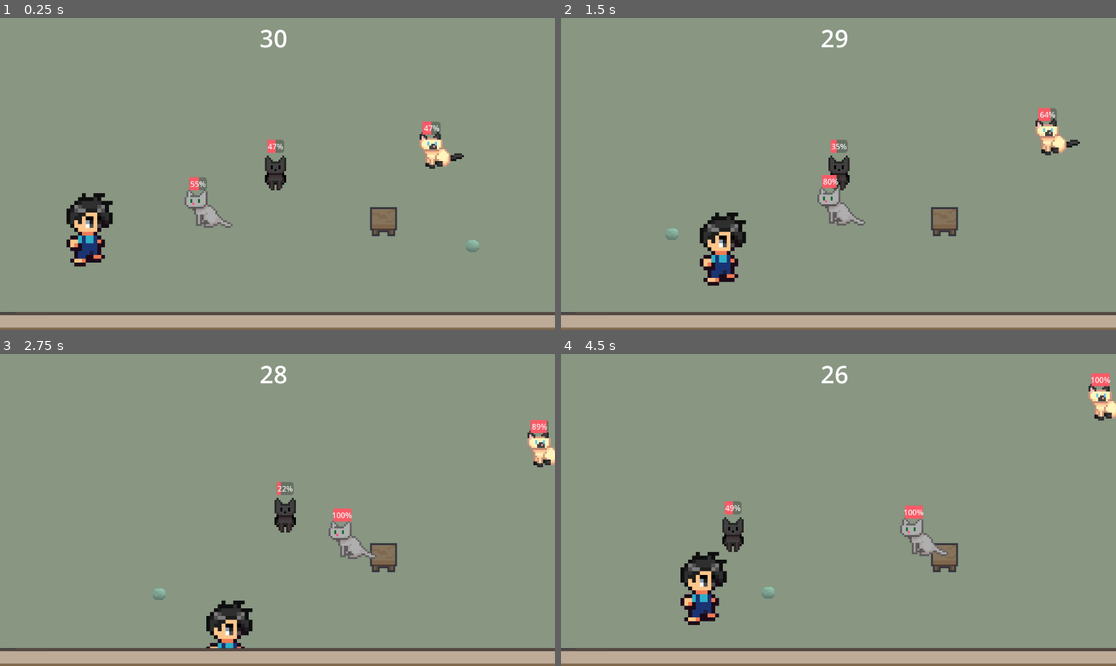
Above: before the commit, frames 1-4 (two rows, left to right).
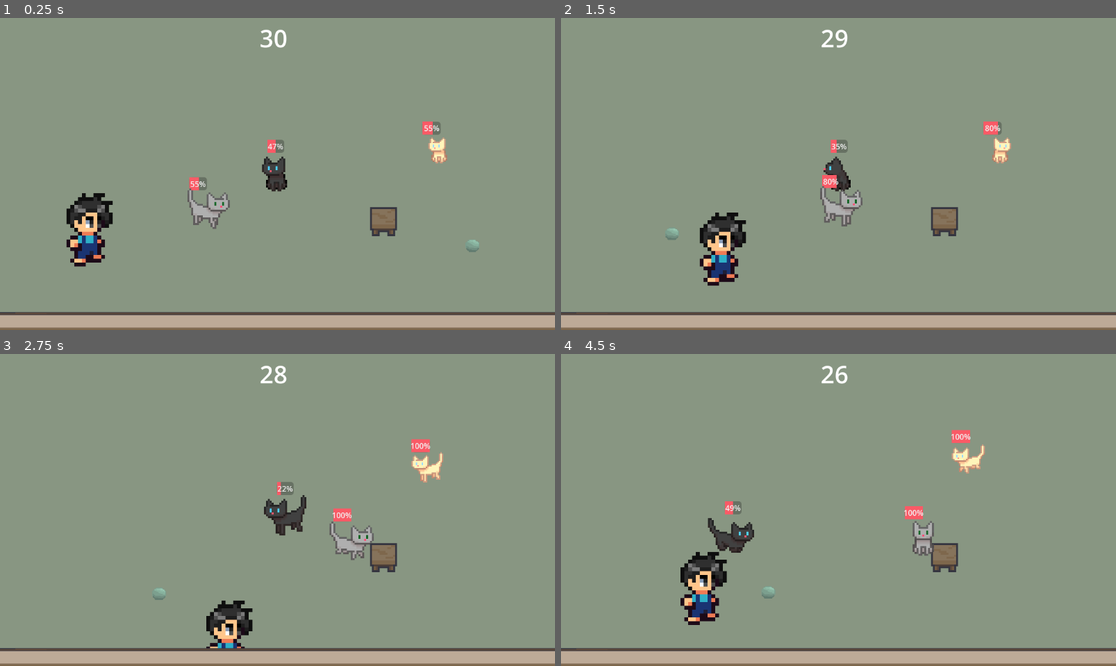
Above: after the commit, the same moments.

Repository: morgan-git/cat-herder
Game: Godot game, scene res://patio.tscn
Two runs of this game, one before a commit and one after it. Both use one fixed random seed, a clock stepped at 60 frames per second and the inputs below.
Inputs:
- Up to frame 1 (0.25 s): no input
- Up to frame 2 (1.5 s): tap Enter (ui_accept) at 0.5, 0.77 s; hold Right (ui_right) 0.53-1.28 s; hold Down (ui_down) from 1.28 s (still down)
- Up to frame 3 (2.75 s): tap Enter (ui_accept) at 1.52 s; release Down (ui_down) at 2.03 s; hold Right (ui_right) from 2.03 s (still down)
- Up to frame 4 (4.5 s): release Right (ui_right) at 2.78 s; hold Up (ui_up) 2.78-3.53 s; tap Enter (ui_accept) at 3.02, 3.77 s; hold Left (ui_left) from 3.53 s (still down)

The runs differ from the first frame. In frame 1, 1.2% of the frame differs, in the area x 33-84%, y 33-68%; in frame 2, 1.7%; in frame 3, 2.0%, in the area x 47-100%, y 21-67%; in frame 4, 2.0%.

Commit message:
cats now all have indidvidual animations defined for each state and using them

Diff:
--- a/patio.tscn
+++ b/patio.tscn
@@ -6,11 +6,11 @@
 [ext_resource type="Texture2D" uid="uid://cywnk4cirved8" path="res://assets/Neko Cafe Asset Pack/neko-cafe-furnitures.png" id="3_rl1s1"]
 [ext_resource type="Texture2D" uid="uid://bw8r1gl5hj14c" path="res://assets/Neko Cafe Asset Pack/neko-cafe-tilemap.png" id="4_0l0qi"]
 [ext_resource type="Texture2D" uid="uid://cqjsejcy8c4gl" path="res://assets/CatRoomFree/Furnitures.png" id="4_mxu6m"]
-[ext_resource type="Texture2D" uid="uid://cno86gvj674ad" path="res://assets/cats/black_0.png" id="5_ren2i"]
 [ext_resource type="Script" uid="uid://c2r05vkl01un5" path="res://scripts/cat_1.gd" id="5_rupsg"]
 [ext_resource type="Script" uid="uid://7noq6o3pabb7" path="res://scripts/cat_2.gd" id="7_8kc7v"]
-[ext_resource type="Texture2D" uid="uid://bm101nnf8jflo" path="res://assets/cats/creme_1.png" id="8_rupsg"]
+[ext_resource type="Texture2D" uid="uid://dv7ma64xtnycr" path="res://assets/cats/black_1.png" id="8_0l0qi"]
 [ext_resource type="Script" uid="uid://baryvtdkevjc6" path="res://scripts/cat_3.gd" id="9_rupsg"]
+[ext_resource type="Texture2D" uid="uid://lrpqforvq7vx" path="res://assets/cats/creme_0.png" id="10_0l0qi"]
 [ext_resource type="Texture2D" uid="uid://bwrgmmib8ffle" path="res://assets/cats/grey_0.png" id="10_8kc7v"]
 
 [sub_resource type="RectangleShape2D" id="RectangleShape2D_ou2u5"]
@@ -34,11 +34,445 @@
 [sub_resource type="StyleBoxFlat" id="StyleBoxFlat_8kc7v"]
 bg_color = Color(0.979554, 0.354677, 0.401051, 1)
 
+[sub_resource type="AtlasTexture" id="AtlasTexture_850iu"]
+atlas = ExtResource("8_0l0qi")
+region = Rect2(128, 32, 32, 32)
+
+[sub_resource type="AtlasTexture" id="AtlasTexture_gt482"]
+atlas = ExtResource("8_0l0qi")
+region = Rect2(160, 32, 32, 32)
+
+[sub_resource type="AtlasTexture" id="AtlasTexture_nybgv"]
+atlas = ExtResource("8_0l0qi")
+region = Rect2(192, 32, 32, 32)
+
+[sub_resource type="AtlasTexture" id="AtlasTexture_bl7sk"]
+atlas = ExtResource("8_0l0qi")
+region = Rect2(224, 32, 32, 32)
+
+[sub_resource type="AtlasTexture" id="AtlasTexture_0l0qi"]
+atlas = ExtResource("8_0l0qi")
+region = Rect2(640, 96, 32, 32)
+
+[sub_resource type="AtlasTexture" id="AtlasTexture_bcrav"]
+atlas = ExtResource("8_0l0qi")
+region = Rect2(672, 96, 32, 32)
+
+[sub_resource type="AtlasTexture" id="AtlasTexture_ybjh2"]
+atlas = ExtResource("8_0l0qi")
+region = Rect2(704, 96, 32, 32)
+
+[sub_resource type="AtlasTexture" id="AtlasTexture_js3qt"]
+atlas = ExtResource("8_0l0qi")
+region = Rect2(736, 96, 32, 32)
+
+[sub_resource type="AtlasTexture" id="AtlasTexture_xpde0"]
+atlas = ExtResource("8_0l0qi")
+region = Rect2(0, 32, 32, 32)
+
+[sub_resource type="AtlasTexture" id="AtlasTexture_0jesf"]
+atlas = ExtResource("8_0l0qi")
+region = Rect2(32, 32, 32, 32)
+
+[sub_resource type="AtlasTexture" id="AtlasTexture_m4y7s"]
+atlas = ExtResource("8_0l0qi")
+region = Rect2(64, 32, 32, 32)
+
+[sub_resource type="AtlasTexture" id="AtlasTexture_i3bw5"]
+atlas = ExtResource("8_0l0qi")
+region = Rect2(96, 32, 32, 32)
+
+[sub_resource type="AtlasTexture" id="AtlasTexture_wtk8f"]
+atlas = ExtResource("8_0l0qi")
+region = Rect2(384, 96, 32, 32)
+
+[sub_resource type="AtlasTexture" id="AtlasTexture_8vcai"]
+atlas = ExtResource("8_0l0qi")
+region = Rect2(416, 96, 32, 32)
+
+[sub_resource type="AtlasTexture" id="AtlasTexture_ee4ek"]
+atlas = ExtResource("8_0l0qi")
+region = Rect2(448, 96, 32, 32)
+
+[sub_resource type="AtlasTexture" id="AtlasTexture_iwg2e"]
+atlas = ExtResource("8_0l0qi")
+region = Rect2(480, 96, 32, 32)
+
+[sub_resource type="AtlasTexture" id="AtlasTexture_v4a5v"]
+atlas = ExtResource("8_0l0qi")
+region = Rect2(192, 96, 32, 32)
+
+[sub_resource type="SpriteFrames" id="SpriteFrames_xpde0"]
+animations = [{
+"frames": [{
+"duration": 1.0,
+"texture": SubResource("AtlasTexture_850iu")
+}, {
+"duration": 1.0,
+"texture": SubResource("AtlasTexture_gt482")
+}, {
+"duration": 1.0,
+"texture": SubResource("AtlasTexture_nybgv")
+}, {
+"duration": 1.0,
+"texture": SubResource("AtlasTexture_bl7sk")
+}],
+"loop": true,
+"name": &"Idle",
+"speed": 5.0
+}, {
+"frames": [{
+"duration": 1.0,
+"texture": SubResource("AtlasTexture_0l0qi")
+}, {
+"duration": 1.0,
+"texture": SubResource("AtlasTexture_bcrav")
+}, {
+"duration": 1.0,
+"texture": SubResource("AtlasTexture_ybjh2")
+}, {
+"duration": 1.0,
+"texture": SubResource("AtlasTexture_js3qt")
+}],
+"loop": true,
+"name": &"Running",
+"speed": 5.0
+}, {
+"frames": [{
+"duration": 1.0,
+"texture": SubResource("AtlasTexture_xpde0")
+}, {
+"duration": 1.0,
+"texture": SubResource("AtlasTexture_0jesf")
+}, {
+"duration": 1.0,
+"texture": SubResource("AtlasTexture_m4y7s")
+}, {
+"duration": 1.0,
+"texture": SubResource("AtlasTexture_i3bw5")
+}],
+"loop": true,
+"name": &"Sit",
+"speed": 5.0
+}, {
+"frames": [{
+"duration": 1.0,
+"texture": SubResource("AtlasTexture_wtk8f")
+}, {
+"duration": 1.0,
+"texture": SubResource("AtlasTexture_8vcai")
+}, {
+"duration": 1.0,
+"texture": SubResource("AtlasTexture_ee4ek")
+}, {
+"duration": 1.0,
+"texture": SubResource("AtlasTexture_iwg2e")
+}],
+"loop": true,
+"name": &"Walk",
+"speed": 5.0
+}, {
+"frames": [{
+"duration": 1.0,
+"texture": SubResource("AtlasTexture_v4a5v")
+}],
+"loop": true,
+"name": &"default",
+"speed": 5.0
+}]
+
 [sub_resource type="StyleBoxFlat" id="StyleBoxFlat_wo8bo"]
 bg_color = Color(0.980392, 0.352941, 0.4, 1)
 
+[sub_resource type="AtlasTexture" id="AtlasTexture_ocr3i"]
+atlas = ExtResource("10_0l0qi")
+region = Rect2(128, 32, 32, 32)
+
+[sub_resource type="AtlasTexture" id="AtlasTexture_fnuwl"]
+atlas = ExtResource("10_0l0qi")
+region = Rect2(160, 32, 32, 32)
+
+[sub_resource type="AtlasTexture" id="AtlasTexture_4ewcf"]
+atlas = ExtResource("10_0l0qi")
+region = Rect2(192, 32, 32, 32)
+
+[sub_resource type="AtlasTexture" id="AtlasTexture_i6ue3"]
+atlas = ExtResource("10_0l0qi")
+region = Rect2(224, 32, 32, 32)
+
+[sub_resource type="AtlasTexture" id="AtlasTexture_rgyy7"]
+atlas = ExtResource("10_0l0qi")
+region = Rect2(512, 96, 32, 32)
+
+[sub_resource type="AtlasTexture" id="AtlasTexture_lw212"]
+atlas = ExtResource("10_0l0qi")
+region = Rect2(544, 96, 32, 32)
+
+[sub_resource type="AtlasTexture" id="AtlasTexture_4xwsx"]
+atlas = ExtResource("10_0l0qi")
+region = Rect2(576, 96, 32, 32)
+
+[sub_resource type="AtlasTexture" id="AtlasTexture_g5b6l"]
+atlas = ExtResource("10_0l0qi")
+region = Rect2(608, 96, 32, 32)
+
+[sub_resource type="AtlasTexture" id="AtlasTexture_tfd70"]
+atlas = ExtResource("10_0l0qi")
+region = Rect2(64, 64, 32, 32)
+
+[sub_resource type="AtlasTexture" id="AtlasTexture_fuebs"]
+atlas = ExtResource("10_0l0qi")
+region = Rect2(32, 64, 32, 32)
+
+[sub_resource type="AtlasTexture" id="AtlasTexture_4xdjw"]
+atlas = ExtResource("10_0l0qi")
+region = Rect2(0, 64, 32, 32)
+
+[sub_resource type="AtlasTexture" id="AtlasTexture_3a0ws"]
+atlas = ExtResource("10_0l0qi")
+region = Rect2(384, 96, 32, 32)
+
+[sub_resource type="AtlasTexture" id="AtlasTexture_uxl7f"]
+atlas = ExtResource("10_0l0qi")
+region = Rect2(416, 96, 32, 32)
+
+[sub_resource type="AtlasTexture" id="AtlasTexture_7gyq1"]
+atlas = ExtResource("10_0l0qi")
+region = Rect2(448, 96, 32, 32)
+
+[sub_resource type="AtlasTexture" id="AtlasTexture_yevla"]
+atlas = ExtResource("10_0l0qi")
+region = Rect2(480, 96, 32, 32)
+
+[sub_resource type="AtlasTexture" id="AtlasTexture_ssg3o"]
+atlas = ExtResource("10_0l0qi")
+region = Rect2(192, 32, 32, 32)
+
+[sub_resource type="SpriteFrames" id="SpriteFrames_uryku"]
+animations = [{
+"frames": [{
+"duration": 1.0,
+"texture": SubResource("AtlasTexture_ocr3i")
+}, {
+"duration": 1.0,
+"texture": SubResource("AtlasTexture_fnuwl")
+}, {
+"duration": 1.0,
+"texture": SubResource("AtlasTexture_4ewcf")
+}, {
+"duration": 1.0,
+"texture": SubResource("AtlasTexture_i6ue3")
+}],
+"loop": true,
+"name": &"Idle",
+"speed": 5.0
+}, {
+"frames": [{
+"duration": 1.0,
+"texture": SubResource("AtlasTexture_rgyy7")
+}, {
+"duration": 1.0,
+"texture": SubResource("AtlasTexture_lw212")
+}, {
+"duration": 1.0,
+"texture": SubResource("AtlasTexture_4xwsx")
+}, {
+"duration": 1.0,
+"texture": SubResource("AtlasTexture_g5b6l")
+}],
+"loop": true,
+"name": &"Running",
+"speed": 5.0
+}, {
+"frames": [{
+"duration": 1.0,
+"texture": SubResource("AtlasTexture_tfd70")
+}, {
+"duration": 1.0,
+"texture": SubResource("AtlasTexture_fuebs")
+}, {
+"duration": 1.0,
+"texture": SubResource("AtlasTexture_4xdjw")
+}],
+"loop": true,
+"name": &"Sit",
+"speed": 5.0
+}, {
+"frames": [{
+"duration": 1.0,
+"texture": SubResource("AtlasTexture_3a0ws")
+}, {
+"duration": 1.0,
+"texture": SubResource("AtlasTexture_uxl7f")
+}, {
+"duration": 1.0,
+"texture": SubResource("AtlasTexture_7gyq1")
+}, {
+"duration": 1.0,
+"texture": SubResource("AtlasTexture_yevla")
+}],
+"loop": true,
+"name": &"Walk",
+"speed": 5.0
+}, {
+"frames": [{
+"duration": 1.0,
+"texture": SubResource("AtlasTexture_ssg3o")
+}],
+"loop": true,
+"name": &"default",
+"speed": 5.0
+}]
+
 [sub_resource type="StyleBoxFlat" id="StyleBoxFlat_0l0qi"]
 bg_color = Color(0.980392, 0.352941, 0.4, 1)
+
+[sub_resource type="AtlasTexture" id="AtlasTexture_8y66l"]
+atlas = ExtResource("10_8kc7v")
+region = Rect2(128, 32, 32, 32)
+
+[sub_resource type="AtlasTexture" id="AtlasTexture_oilfp"]
+atlas = ExtResource("10_8kc7v")
+region = Rect2(160, 32, 32, 32)
+
+[sub_resource type="AtlasTexture" id="AtlasTexture_o15s3"]
+atlas = ExtResource("10_8kc7v")
+region = Rect2(192, 32, 32, 32)
+
+[sub_resource type="AtlasTexture" id="AtlasTexture_x2y6e"]
+atlas = ExtResource("10_8kc7v")
+region = Rect2(224, 32, 32, 32)
+
+[sub_resource type="AtlasTexture" id="AtlasTexture_rpsj4"]
+atlas = ExtResource("10_8kc7v")
+region = Rect2(128, 64, 32, 32)
+
+[sub_resource type="AtlasTexture" id="AtlasTexture_5osbm"]
+atlas = ExtResource("10_8kc7v")
+region = Rect2(512, 96, 32, 32)
+
+[sub_resource type="AtlasTexture" id="AtlasTexture_t54i4"]
+atlas = ExtResource("10_8kc7v")
+region = Rect2(544, 96, 32, 32)
+
+[sub_resource type="AtlasTexture" id="AtlasTexture_1njdu"]
+atlas = ExtResource("10_8kc7v")
+region = Rect2(576, 96, 32, 32)
+
+[sub_resource type="AtlasTexture" id="AtlasTexture_tjx2y"]
+atlas = ExtResource("10_8kc7v")
+region = Rect2(608, 96, 32, 32)
+
+[sub_resource type="AtlasTexture" id="AtlasTexture_j7j0y"]
+atlas = ExtResource("10_8kc7v")
+region = Rect2(0, 64, 32, 32)
+
+[sub_resource type="AtlasTexture" id="AtlasTexture_8tkvd"]
+atlas = ExtResource("10_8kc7v")
+region = Rect2(32, 64, 32, 32)
+
+[sub_resource type="AtlasTexture" id="AtlasTexture_v8h5c"]
+atlas = ExtResource("10_8kc7v")
+region = Rect2(64, 64, 32, 32)
+
+[sub_resource type="AtlasTexture" id="AtlasTexture_kqwms"]
+atlas = ExtResource("10_8kc7v")
+region = Rect2(384, 96, 32, 32)
+
+[sub_resource type="AtlasTexture" id="AtlasTexture_qpuqk"]
+atlas = ExtResource("10_8kc7v")
+region = Rect2(416, 96, 32, 32)
+
+[sub_resource type="AtlasTexture" id="AtlasTexture_wcrj3"]
+atlas = ExtResource("10_8kc7v")
+region = Rect2(448, 96, 32, 32)
+
+[sub_resource type="AtlasTexture" id="AtlasTexture_wkuhi"]
+atlas = ExtResource("10_8kc7v")
+region = Rect2(480, 96, 32, 32)
+
+[sub_resource type="AtlasTexture" id="AtlasTexture_yxxvi"]
+atlas = ExtResource("10_8kc7v")
+region = Rect2(192, 32, 32, 32)
+
+[sub_resource type="SpriteFrames" id="SpriteFrames_xqn7m"]
+animations = [{
+"frames": [{
+"duration": 1.0,
+"texture": SubResource("AtlasTexture_8y66l")
+}, {
+"duration": 1.0,
+"texture": SubResource("AtlasTexture_oilfp")
+}, {
+"duration": 1.0,
+"texture": SubResource("AtlasTexture_o15s3")
+}, {
+"duration": 1.0,
+"texture": SubResource("AtlasTexture_x2y6e")
+}, {
+"duration": 1.0,
+"texture": SubResource("AtlasTexture_rpsj4")
+}],
+"loop": true,
+"name": &"Idle",
+"speed": 5.0
+}, {
+"frames": [{
+"duration": 1.0,
+"texture": SubResource("AtlasTexture_5osbm")
+}, {
+"duration": 1.0,
+"texture": SubResource("AtlasTexture_t54i4")
+}, {
+"duration": 1.0,
+"texture": SubResource("AtlasTexture_1njdu")
+}, {
+"duration": 1.0,
+"texture": SubResource("AtlasTexture_tjx2y")
+}],
+"loop": true,
+"name": &"Running",
+"speed": 5.0
+}, {
+"frames": [{
+"duration": 1.0,
+"texture": SubResource("AtlasTexture_j7j0y")
+}, {
+"duration": 1.0,
+"texture": SubResource("AtlasTexture_8tkvd")
+}, {
+"duration": 1.0,
+"texture": SubResource("AtlasTexture_v8h5c")
+}],
+"loop": true,
+"name": &"Sit",
+"speed": 5.0
+}, {
+"frames": [{
+"duration": 1.0,
+"texture": SubResource("AtlasTexture_kqwms")
+}, {
+"duration": 1.0,
+"texture": SubResource("AtlasTexture_qpuqk")
+}, {
+"duration": 1.0,
+"texture": SubResource("AtlasTexture_wcrj3")
+}, {
+"duration": 1.0,
+"texture": SubResource("AtlasTexture_wkuhi")
+}],
+"loop": true,
+"name": &"Walk",
+"speed": 5.0
+}, {
+"frames": [{
+"duration": 1.0,
+"texture": SubResource("AtlasTexture_yxxvi")
+}],
+"loop": true,
+"name": &"default",
+"speed": 5.0
+}]
 
 [node name="Patio" type="Node2D"]
 process_mode = 3
@@ -152,12 +586,7 @@
 script = ExtResource("5_rupsg")
 yarn_ball_path = NodePath("../YarnBall")
 happiness_bar_path = NodePath("ProgressBar")
-
-[node name="Sprite2D" type="Sprite2D" parent="Cat1"]
-scale = Vector2(4, 4)
-texture = ExtResource("5_ren2i")
-region_enabled = true
-region_rect = Rect2(327, 38, 19, 25)
+animated_sprite_path = NodePath("AnimatedSprite2D")
 
 [node name="CollisionShape2D" type="CollisionShape2D" parent="Cat1"]
 position = Vector2(-3.5, -4.5)
@@ -174,18 +603,18 @@
 offset_bottom = -44.0
 theme_override_styles/fill = SubResource("StyleBoxFlat_8kc7v")
 
+[node name="AnimatedSprite2D" type="AnimatedSprite2D" parent="Cat1"]
+scale = Vector2(4, 4)
+sprite_frames = SubResource("SpriteFrames_xpde0")
+animation = &"Idle"
+
 [node name="Cat2" type="CharacterBody2D" parent="."]
 process_mode = 1
 position = Vector2(336.565, -48.5664)
 script = ExtResource("7_8kc7v")
 yarn_ball_path = NodePath("../YarnBall")
 happiness_bar_path = NodePath("ProgressBar")
-
-[node name="Sprite2D" type="Sprite2D" parent="Cat2"]
-scale = Vector2(4, 4)
-texture = ExtResource("8_rupsg")
-region_enabled = true
-region_rect = Rect2(131, 133, 27, 21)
+animated_sprite_path = NodePath("AnimatedSprite2D")
 
 [node name="CollisionShape2D" type="CollisionShape2D" parent="Cat2"]
 position = Vector2(-10.2824, -4.5)
@@ -202,18 +631,18 @@
 offset_bottom = -33.0
 theme_override_styles/fill = SubResource("StyleBoxFlat_wo8bo")
 
+[node name="AnimatedSprite2D" type="AnimatedSprite2D" parent="Cat2"]
+scale = Vector2(3, 3)
+sprite_frames = SubResource("SpriteFrames_uryku")
+animation = &"Idle"
+
 [node name="Cat3" type="CharacterBody2D" parent="."]
 process_mode = 1
 position = Vector2(-177.452, 75.1061)
 script = ExtResource("9_rupsg")
 table_marker_path = NodePath("../Table/Marker2D")
 happiness_bar_path = NodePath("ProgressBar")
-
-[node name="Sprite2D" type="Sprite2D" parent="Cat3"]
-scale = Vector2(4, 4)
-texture = ExtResource("10_8kc7v")
-region_enabled = true
-region_rect = Rect2(130, 259, 27, 23)
+animated_sprite_path = NodePath("AnimatedSprite2D")
 
 [node name="CollisionShape2D" type="CollisionShape2D" parent="Cat3"]
 position = Vector2(-13.4318, -0.500671)
@@ -226,6 +655,12 @@
 offset_bottom = -39.5007
 theme_override_styles/fill = SubResource("StyleBoxFlat_0l0qi")
 
+[node name="AnimatedSprite2D" type="AnimatedSprite2D" parent="Cat3"]
+scale = Vector2(4, 4)
+sprite_frames = SubResource("SpriteFrames_xqn7m")
+animation = &"Walk"
+frame_progress = 0.262416
+
 [node name="Node2D" type="Node2D" parent="."]
 position = Vector2(37.3235, -293.823)
 
--- a/scripts/cat_2.gd
+++ b/scripts/cat_2.gd
@@ -1,8 +1,10 @@
 extends Cat
 
-const DETECTION_RADIUS = 250.0
+const DETECTION_RADIUS = 50.0
+const CENTER_BIAS = 0.5
 
 @export var yarn_ball_path: NodePath
+@export var patio_center: Vector2
 var yarn_ball: Node2D
 
 func _ready() -> void:
@@ -12,5 +14,29 @@
 func check_satisfied() -> bool:
 	return global_position.distance_to(yarn_ball.global_position) > DETECTION_RADIUS
 
-func get_satisfied_direction() -> Vector2:
-	return (global_position - yarn_ball.global_position).normalized()
+# Satisfied for Cat2 means the toy is far away: calm, passive wandering,
+# happiness rises. This overrides the base's default (which assumes
+# satisfied means active pursuit), since Cat2's happy state is the opposite.
+func _process_satisfied(delta: float) -> void:
+	var distance_to_wander_target = global_position.distance_to(wander_target)
+	if distance_to_wander_target < 5.0:
+		velocity = Vector2.ZERO
+		_play_animation("Idle")
+	else:
+		var direction = (wander_target - global_position).normalized()
+		velocity = direction * (SPEED * 0.5)
+		_update_facing(direction)
+		_play_animation("Walk")
+	happiness += HAPPINESS_RISE_RATE * delta
+
+# Not satisfied for Cat2 means the toy is close: flee at full speed,
+# happiness falls. Direction is biased toward patio_center so fleeing
+# doesn't just drive the cat straight into whichever wall is nearest.
+func _process_wander(delta: float) -> void:
+	var away_direction = (global_position - yarn_ball.global_position).normalized()
+	var center_direction = (patio_center - global_position).normalized()
+	var direction = (away_direction + center_direction * CENTER_BIAS).normalized()
+	velocity = direction * SPEED
+	_update_facing(direction)
+	_play_animation("Running")
+	happiness -= HAPPINESS_DECAY_RATE * delta
--- a/scripts/cat_3.gd
+++ b/scripts/cat_3.gd
@@ -1,5 +1,6 @@
-# cat_3.gd
 extends Cat
+
+const ARRIVE_THRESHOLD = 45.0
 
 @export var table_marker_path: NodePath
 var table_marker: Node2D
@@ -12,4 +13,11 @@
 	return true
 
 func get_satisfied_direction() -> Vector2:
+	if global_position.distance_to(table_marker.global_position) < ARRIVE_THRESHOLD:
+		return Vector2.ZERO
 	return (table_marker.global_position - global_position).normalized()
+
+func get_satisfied_animation() -> String:
+	if global_position.distance_to(table_marker.global_position) < ARRIVE_THRESHOLD:
+		return "Sit"
+	return "Walk"
--- a/scripts/cat_base.gd
+++ b/scripts/cat_base.gd
@@ -8,13 +8,16 @@
 const HAPPINESS_DECAY_RATE = 10.0
 
 @export var happiness_bar_path: NodePath
+@export var animated_sprite_path: NodePath
 var happiness_bar: ProgressBar
+var animated_sprite: AnimatedSprite2D
 var wander_target: Vector2
 var happiness: float = 50.0
 var state: State = State.WANDER
 
 func _ready() -> void:
 	happiness_bar = get_node(happiness_bar_path)
+	animated_sprite = get_node(animated_sprite_path)
 	wander_target = global_position
 
 func _physics_process(delta: float) -> void:
@@ -43,14 +46,30 @@
 	var distance_to_wander_target = global_position.distance_to(wander_target)
 	if distance_to_wander_target < 5.0:
 		velocity = Vector2.ZERO
+		_play_animation("Idle")
 	else:
 		var direction = (wander_target - global_position).normalized()
 		velocity = direction * (SPEED * 0.5)
+		_update_facing(direction)
+		_play_animation("Walk")
 	happiness -= HAPPINESS_DECAY_RATE * delta
 
 func _process_satisfied(delta: float) -> void:
-	velocity = get_satisfied_direction() * SPEED
+	var direction = get_satisfied_direction()
+	velocity = direction * SPEED
+	_update_facing(direction)
+	_play_animation(get_satisfied_animation())
 	happiness += HAPPINESS_RISE_RATE * delta
+
+func _update_facing(direction: Vector2) -> void:
+	if direction.x > 0:
+		animated_sprite.flip_h = true
+	elif direction.x < 0:
+		animated_sprite.flip_h = false
+
+func _play_animation(anim_name: String) -> void:
+	if animated_sprite.animation != anim_name or not animated_sprite.is_playing():
+		animated_sprite.play(anim_name)
 
 func _on_timer_timeout() -> void:
 	var random_offset = Vector2(randf_range(-100, 100), randf_range(-100, 100))
@@ -64,3 +83,7 @@
 # Override in each subclass: return the direction to move while satisfied.
 func get_satisfied_direction() -> Vector2:
 	return Vector2.ZERO
+
+# Override in each subclass: return the animation name to play while satisfied.
+func get_satisfied_animation() -> String:
+	return "Running"
Not shown: 1 places in patio.tscn that only renumber resources
